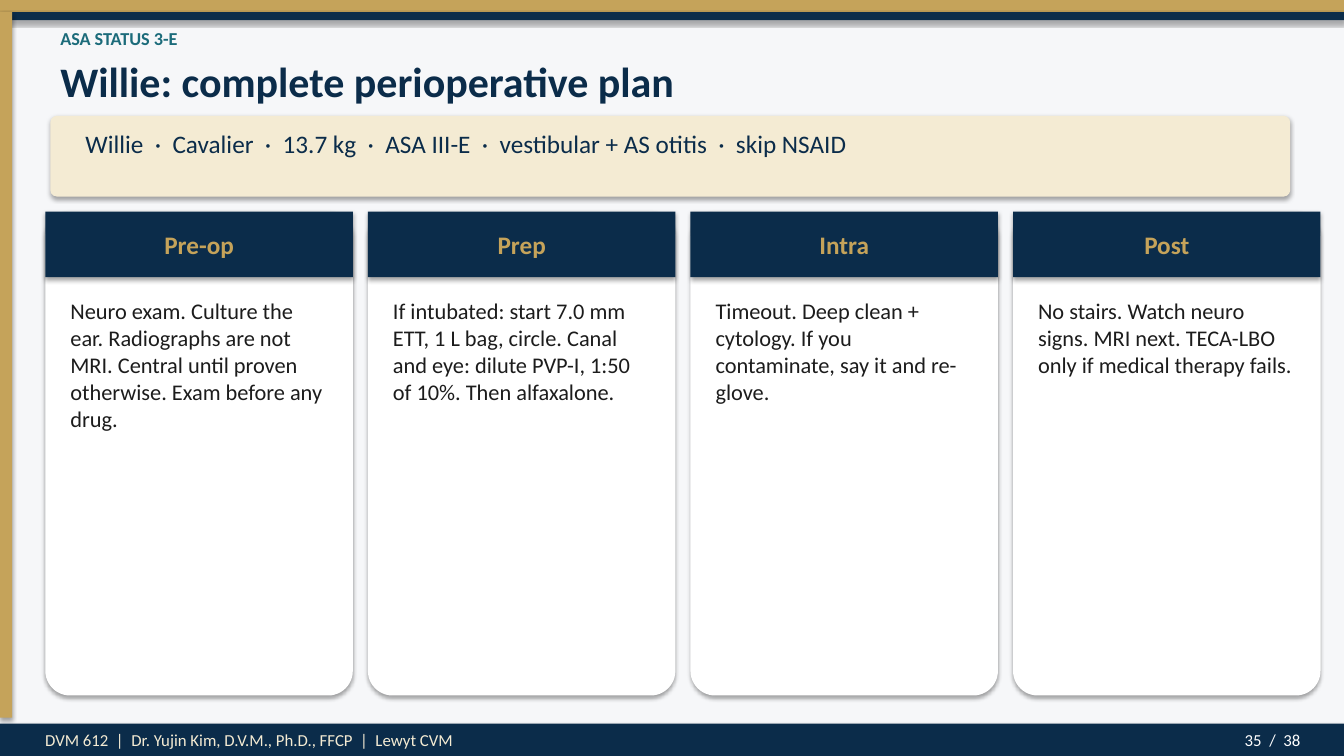
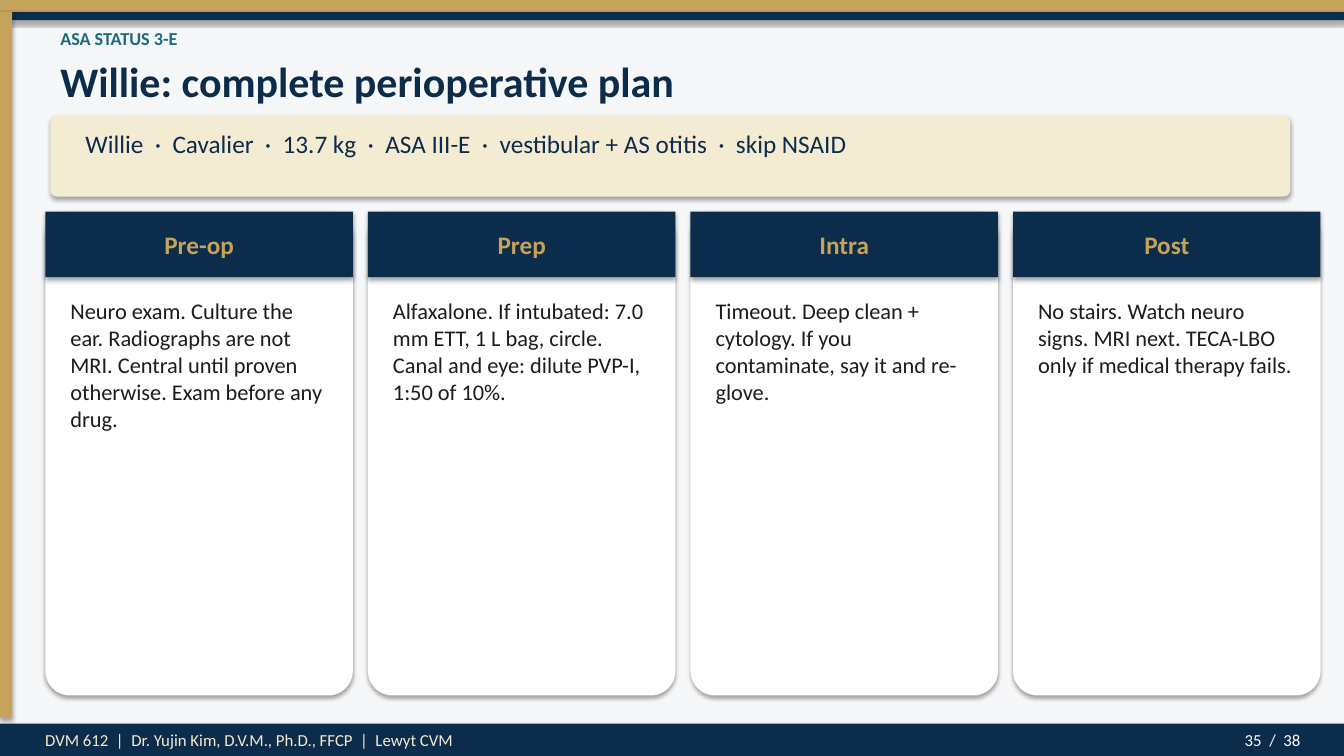
Before and after one commit to drkimvet/happycare, a slide deck: slide 35 of lectures/DVM-612_Week4_Preop_PatientPrep_Postop.pptx. Drawn at 1344x756 pixels with LibreOffice and Linux fonts; fonts in the diff are those of the drawing. Boxes give left, top, right and bottom in pixels: in the first picture for what was removed or moved away, otherwise in the second. Text is boxed around its words. In the diff, an @@ line names an element or a change of style, - is before the commit and + after.

```diff
--- a/lectures/DVM-612_Week4_Preop_PatientPrep_Postop.pptx
+++ b/lectures/DVM-612_Week4_Preop_PatientPrep_Postop.pptx
@@ text at [393, 303, 643, 400]: text changed @@
-If intubated: start 7.0 mm ETT, 1 L bag, circle. Canal and eye: dilute PVP-I, 1:50 of 10%. Then alfaxalone.
+Alfaxalone. If intubated: 7.0 mm ETT, 1 L bag, circle. Canal and eye: dilute PVP-I, 1:50 of 10%.
```
Also in this commit, not shown: 1 other file.
